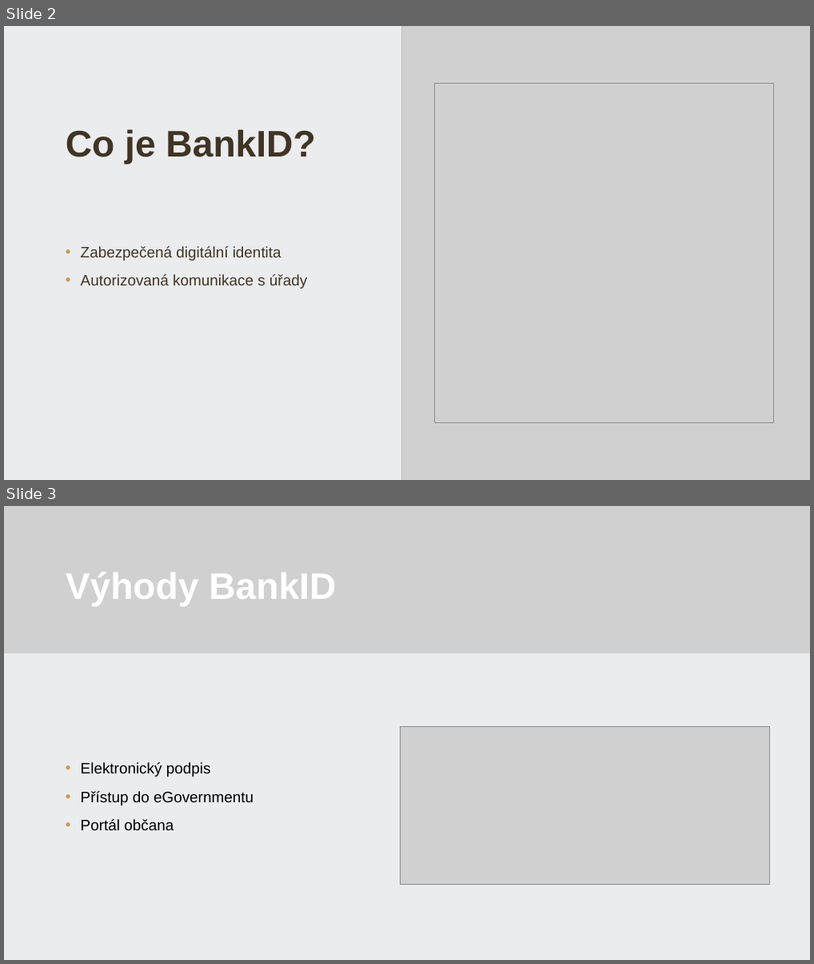
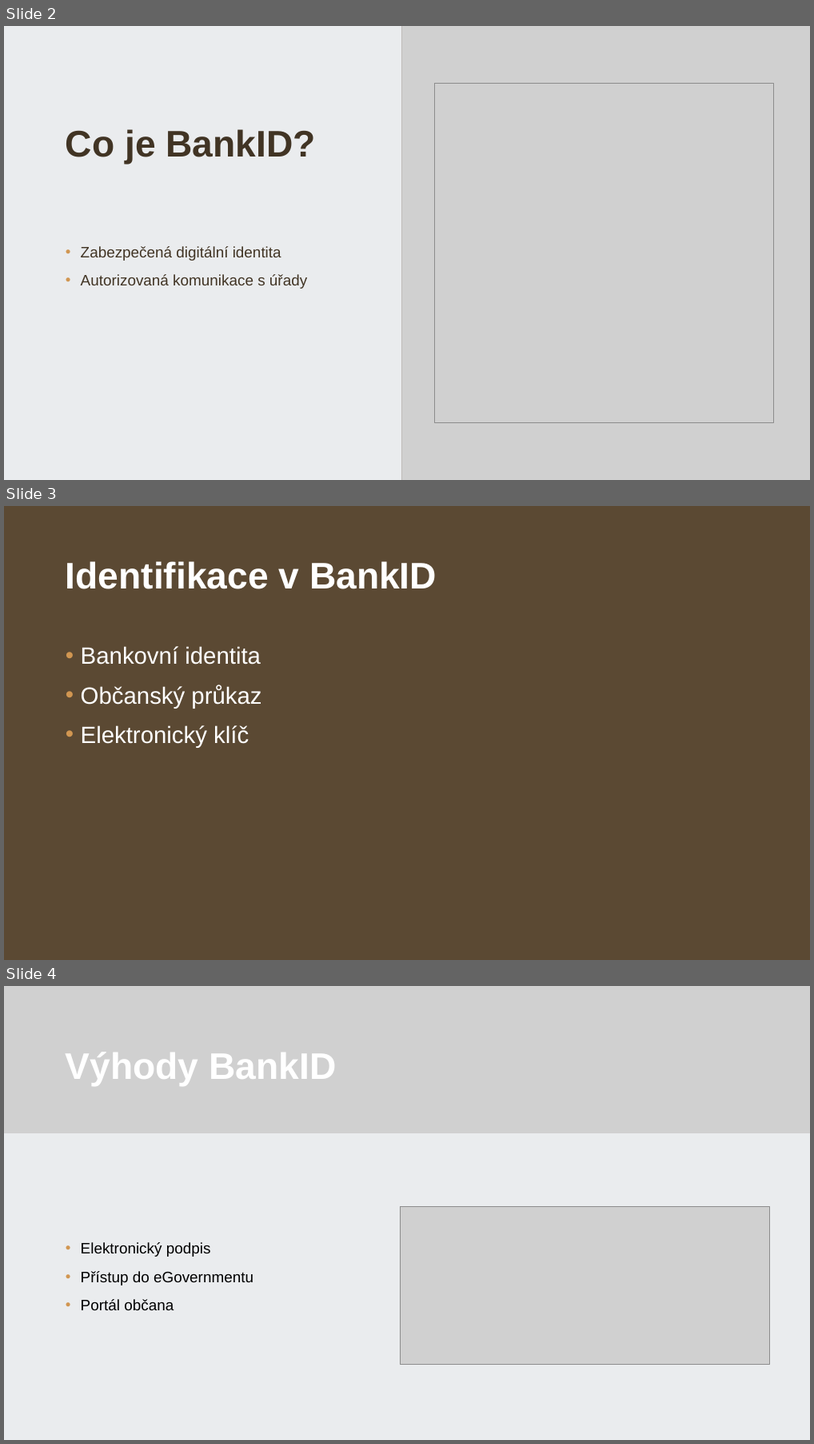
Before and after one commit to 22maixner/prezentace, a slide deck: Maixner.pptx. Shown one above the other, each under a label of ours: slides 2 and 3 before the commit, slides 2, 3 and 4 after it. The pictures are 814x964 and 814x1444 pixels, drawn with LibreOffice and Linux fonts; fonts in the diff are those of the drawing; grey boxes stand for pictures; background and template pictures are left out. Boxes give left, top, right and bottom in pixels: in the first picture for what was removed or moved away, otherwise in the second. Text is boxed around its words. In the diff, an @@ line names an element or a change of style, - is before the commit and + after.

```diff
--- a/Maixner.pptx
+++ b/Maixner.pptx
@@ slide 3 added at box(4, 506, 810, 960), background #FFFFFF @@
@@ rectangle added at box(4, 506, 810, 960), fill #5B4933 @@
@@ title added at box(66, 561, 437, 589), 44 pt, text #FFFFFF, bold @@
+Identifikace v BankID
@@ text added at box(81, 646, 262, 748), 28 pt, text #FFFFFF @@
+• Bankovní identita
+• Občanský průkaz
+• Elektronický klíč
@@ what was slide 3 is now slide 4 @@
```
Also in this commit, not shown: 2 slides changed, 4 other slides added, 4 slides removed.
